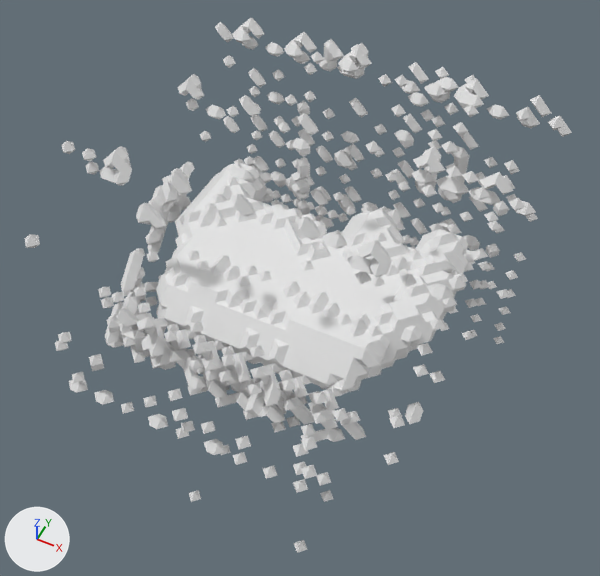
Renders of the OBJ model pytorch/pcds/mesh/02933112/594128786d7aacf26f2c2a3461eaa93.obj from each side of a commit.
Both versions are drawn from a camera (50 mm lens) standing at (0.0, -0.275, 0.382) and looking at (-0.268, 0.261, -0.287). The lights are fixed; the arrows at lower left show +X, +Y and +Z. The picture after the commit comes second. Where no turn or scale is listed for an object, it has been applied to the vertices. Vertices at exactly the same position are counted once.

The older version as bpy lines, for what is in view:
```python
me_594128786d7aacf26f2c2a3461eaa93 = bpy.data.meshes.new('594128786d7aacf26f2c2a3461eaa93')
me_594128786d7aacf26f2c2a3461eaa93.from_pydata(...)  # 5981 vertices, 10692 faces; spans x -0.469..-0.055, y 0.031..0.492, z -0.492..-0.086
ob_594128786d7aacf26f2c2a3461eaa93 = bpy.data.objects.new('594128786d7aacf26f2c2a3461eaa93', me_594128786d7aacf26f2c2a3461eaa93)
ob_594128786d7aacf26f2c2a3461eaa93.location = (0.0, 0.0, 0.0)
```
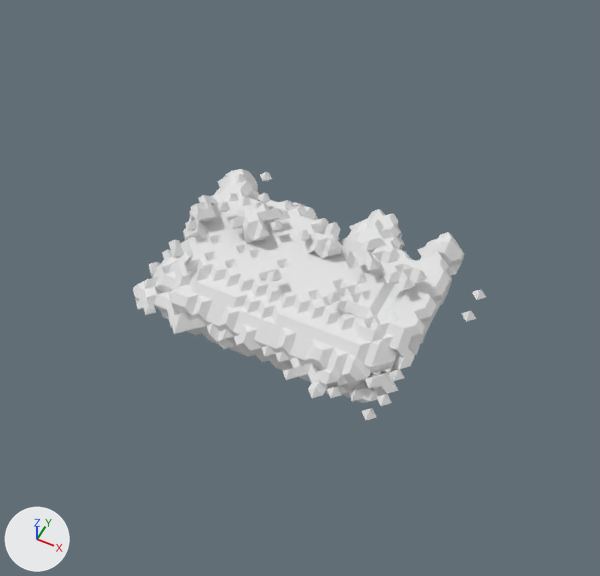
Pixel boxes [x1, y1, x2, y2] of what changed, in the pictures (600 x 576 px; the box of a moved part takes in the faces that stretch with it):
'594128786d7aacf26f2c2a3461eaa93', reshaped (35% narrower, 53% shorter)
    before: [25, 18, 572, 553]
    after: [133, 169, 486, 420]
part 1 of me_594128786d7aacf26f2c2a3461eaa93, moved or reshaped
    before: [162, 182, 179, 203]
    after: [169, 240, 184, 258]
part 2 of me_594128786d7aacf26f2c2a3461eaa93, moved or reshaped (not visible before)
    after: [217, 202, 230, 212]
part 3 of me_594128786d7aacf26f2c2a3461eaa93, moved or reshaped
    before: [278, 122, 291, 133]
    after: [258, 193, 270, 204]
part 4 of me_594128786d7aacf26f2c2a3461eaa93, moved or reshaped
    before: [189, 321, 204, 333]
    after: [270, 220, 283, 231]
part 5 of me_594128786d7aacf26f2c2a3461eaa93, moved or reshaped
    before: [371, 276, 385, 287]
    after: [297, 230, 311, 241]
part 6 of me_594128786d7aacf26f2c2a3461eaa93, moved or reshaped
    before: [221, 354, 236, 366]
    after: [268, 270, 282, 281]
part 7 of me_594128786d7aacf26f2c2a3461eaa93, moved or reshaped
    before: [333, 408, 348, 421]
    after: [361, 408, 377, 420]
part 8 of me_594128786d7aacf26f2c2a3461eaa93, moved or reshaped
    before: [453, 273, 468, 282]
    after: [472, 289, 486, 300]
part 9 of me_594128786d7aacf26f2c2a3461eaa93, moved or reshaped
    before: [442, 297, 457, 307]
    after: [461, 311, 476, 322]
part 10 of me_594128786d7aacf26f2c2a3461eaa93, added
    after: [354, 250, 379, 271]
part 11 of me_594128786d7aacf26f2c2a3461eaa93, deleted
    before: [25, 18, 572, 553]
part 12 of me_594128786d7aacf26f2c2a3461eaa93, moved or reshaped
    before: [105, 156, 474, 440]
    after: [133, 169, 465, 406]

The change in detail:
me_594128786d7aacf26f2c2a3461eaa93 is used by ob_594128786d7aacf26f2c2a3461eaa93; location (0.0, 0.0, 0.0).
me_594128786d7aacf26f2c2a3461eaa93 had 5981 vertices, 10692 faces and spanned x -0.469..-0.055, y 0.031..0.492, z -0.492..-0.086.
me_594128786d7aacf26f2c2a3461eaa93 now has 2475 vertices, 4911 faces and spans x -0.414..-0.078, y 0.125..0.359, z -0.297..-0.203.
me_594128786d7aacf26f2c2a3461eaa93 part 1: the loose piece of 10 vertices spanning x -0.367..-0.344, y 0.164..0.187, z -0.125..-0.109 is moved by (-0.016, 0.016, -0.094).
me_594128786d7aacf26f2c2a3461eaa93 part 2: the loose piece of 6 vertices spanning x -0.461..-0.445, y 0.273..0.289, z -0.25..-0.234 is moved by (0.094, -0.016, 0.031).
me_594128786d7aacf26f2c2a3461eaa93 part 3: the loose piece of 6 vertices spanning x -0.344..-0.328, y 0.352..0.367, z -0.172..-0.156 is moved by (0.008, -0.063, -0.047).
me_594128786d7aacf26f2c2a3461eaa93 part 4: the loose piece of 6 vertices spanning x -0.305..-0.289, y 0.102..0.117, z -0.211..-0.195 is moved by (0.0, 0.156, -0.008).
me_594128786d7aacf26f2c2a3461eaa93 part 5: the loose piece of 6 vertices spanning x -0.18..-0.164, y 0.227..0.242, z -0.211..-0.195 is moved by (-0.094, 0.031, -0.008).
me_594128786d7aacf26f2c2a3461eaa93 part 6: the loose piece of 6 vertices spanning x -0.273..-0.258, y 0.102..0.117, z -0.242..-0.227 is moved by (0.0, 0.094, 0.023).
me_594128786d7aacf26f2c2a3461eaa93 part 7: the loose piece of 6 vertices spanning x -0.156..-0.141, y 0.094..0.109, z -0.242..-0.227 is moved by (0.016, 0.031, -0.031).
me_594128786d7aacf26f2c2a3461eaa93 part 8: the loose piece of 6 vertices spanning x -0.109..-0.094, y 0.258..0.273, z -0.203..-0.188 is moved by (0.016, 0.031, -0.047).
me_594128786d7aacf26f2c2a3461eaa93 part 9: the loose piece of 6 vertices spanning x -0.109..-0.094, y 0.227..0.242, z -0.203..-0.188 is moved by (0.016, 0.031, -0.047).
me_594128786d7aacf26f2c2a3461eaa93 part 10: a new loose piece of 14 vertices spanning x -0.211..-0.18, y 0.25..0.273, z -0.219..-0.203.
me_594128786d7aacf26f2c2a3461eaa93 part 11: 303 loose pieces with 3005 vertices, spanning x -0.469..-0.055, y 0.031..0.492, z -0.492..-0.086, are deleted.
me_594128786d7aacf26f2c2a3461eaa93 part 12: 2012 vertices removed from x -0.43..-0.102, y 0.094..0.383, z -0.312..-0.203; 1497 vertices added at x -0.414..-0.117, y 0.125..0.359, z -0.297..-0.203.
Other edits to the shape of me_594128786d7aacf26f2c2a3461eaa93 do not show in these pictures.
